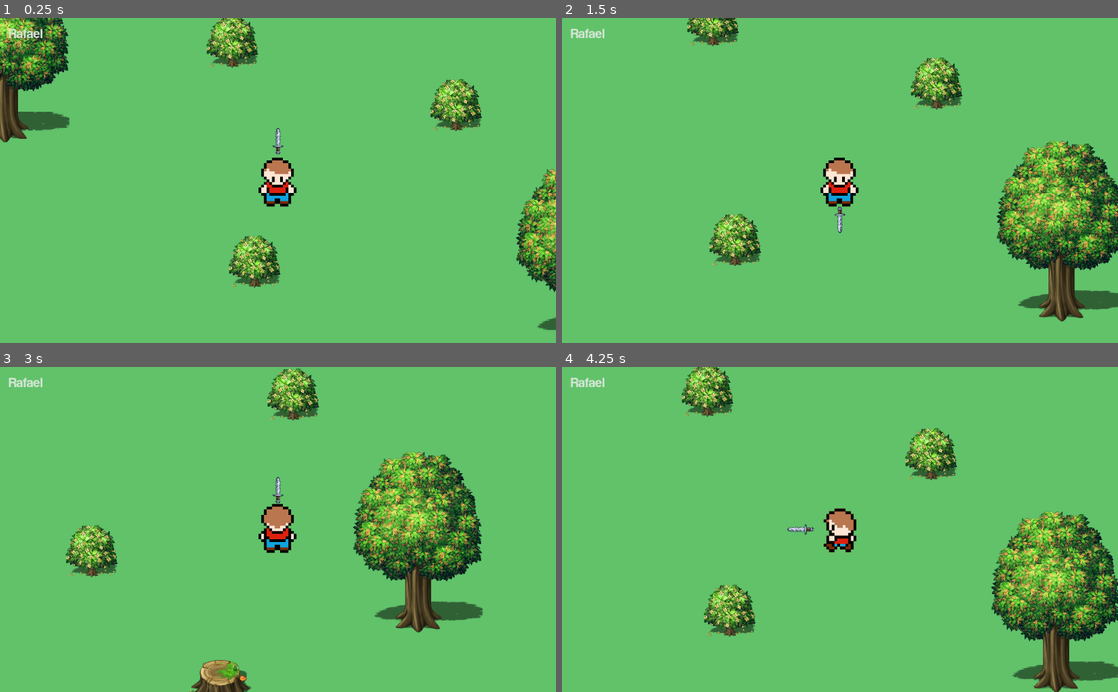
Above: before the commit, frames 1-4 (two rows, left to right).
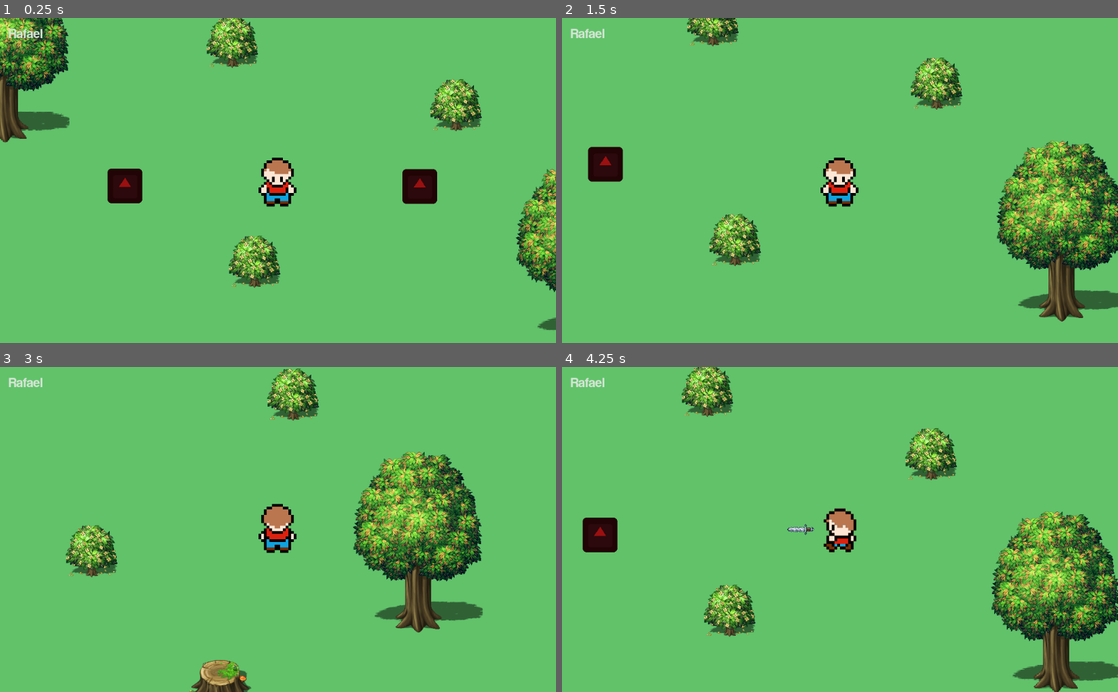
Above: after the commit, the same moments.

Repository: rsmwall/godot-engine-studies
Game: Godot game, scene res://Scenes/Fase.tscn
Same seed, same stepped clock (60 frames per second), same inputs: the game is played once before the commit and once after it. The engine's default icon, where the game draws it, is replaced by a stand-in: a white triangle on a blue panel in a dark square.
Inputs:
- Up to frame 1 (0.25 s): no input
- Up to frame 2 (1.5 s): tap Enter at 0.5 s; hold Right (ui_right) 0.53-1.28 s; hold Space (ataque, bound only after the commit) 0.53-1.28 s; hold Down (ui_down) from 1.28 s (still down); tap Space (ataque, bound only after the commit) at 1.35 s
- Up to frame 3 (3 s): release Down (ui_down) at 2.03 s; hold Right (ui_right) 2.03-2.78 s; hold Space (ataque, bound only after the commit) 2.03-2.78 s; hold Up (ui_up) from 2.78 s (still down); tap Space (ataque, bound only after the commit) at 2.85 s
- Up to frame 4 (4.25 s): release Up (ui_up) at 3.53 s; hold Left (ui_left) from 3.53 s (still down); hold Space (ataque, bound only after the commit) from 3.53 s (still down)

The runs differ from the first frame. In frame 1, 1.4% of the frame differs, in the area x 19-79%, y 33-58%; in frame 2, 0.8%; in frame 3, less than 0.1%; in frame 4, 0.7%.

Commit message:
Add files via upload

Diff:
--- a/godot-3x/gdscript-studies/Project TopDown/Scenes/Fase.tscn
+++ b/godot-3x/gdscript-studies/Project TopDown/Scenes/Fase.tscn
@@ -23,6 +23,7 @@
 [ext_resource path="res://Scenes/Tronco.tscn" type="PackedScene" id=21]
 [ext_resource path="res://Fonts/coolvetica rg.otf" type="DynamicFontData" id=22]
 [ext_resource path="res://Assets/sword.png" type="Texture" id=23]
+[ext_resource path="res://Scenes/Inimigo.tscn" type="PackedScene" id=24]
 
 [sub_resource type="SpriteFrames" id=2]
 animations = [ {
@@ -132,19 +133,21 @@
 current = true
 
 [node name="Espada" type="Sprite" parent="Player"]
+visible = false
 position = Vector2( -0.0596733, 0.0360718 )
 rotation = 0.785398
 scale = Vector2( 0.03, 0.03 )
 texture = ExtResource( 23 )
 offset = Vector2( -1696.5, -1699.31 )
 
-[node name="Area" type="Area2D" parent="Player/Espada"]
+[node name="AreaEsp" type="Area2D" parent="Player/Espada"]
 position = Vector2( -1696.5, -1699.31 )
-
-[node name="Collision" type="CollisionShape2D" parent="Player/Espada/Area"]
+monitoring = false
+monitorable = false
+
+[node name="Collision" type="CollisionShape2D" parent="Player/Espada/AreaEsp"]
 position = Vector2( -11.7852, -11.7847 )
 rotation = 0.785398
-scale = Vector2( 1, 1 )
 shape = SubResource( 8 )
 
 [node name="Arbusto" parent="." instance=ExtResource( 18 )]
@@ -200,7 +203,12 @@
 anims/RESET = SubResource( 7 )
 
 [node name="ColorRect" type="ColorRect" parent="Fade"]
-visible = false
 margin_right = 1034.0
 margin_bottom = 603.0
 color = Color( 0, 0, 0, 0 )
+
+[node name="Inimigo" parent="." instance=ExtResource( 24 )]
+position = Vector2( 231, 309 )
+
+[node name="Inimigo2" parent="." instance=ExtResource( 24 )]
+position = Vector2( 774, 310 )
--- /dev/null
+++ b/godot-3x/gdscript-studies/Project TopDown/Scenes/Inimigo.tscn
@@ -0,0 +1,19 @@
+[gd_scene load_steps=4 format=2]
+
+[ext_resource path="res://icon.png" type="Texture" id=1]
+[ext_resource path="res://Scripts/Inimigo.gd" type="Script" id=2]
+
+[sub_resource type="RectangleShape2D" id=1]
+extents = Vector2( 32, 32 )
+
+[node name="Inimigo" type="StaticBody2D"]
+script = ExtResource( 2 )
+
+[node name="Sprite" type="Sprite" parent="."]
+modulate = Color( 0.611765, 0.0666667, 0.0666667, 1 )
+texture = ExtResource( 1 )
+
+[node name="Area" type="Area2D" parent="."]
+
+[node name="Collision" type="CollisionShape2D" parent="Area"]
+shape = SubResource( 1 )
--- /dev/null
+++ b/godot-3x/gdscript-studies/Project TopDown/Scripts/Inimigo.gd
@@ -0,0 +1,9 @@
+extends StaticBody2D
+
+
+func _ready():
+	get_node("Area").connect("area_entered", self, "destruir_inimigo")
+
+func destruir_inimigo(area):
+	if area.get_name() == "AreaEsp":
+		queue_free()
--- a/godot-3x/gdscript-studies/Project TopDown/Scripts/Player.gd
+++ b/godot-3x/gdscript-studies/Project TopDown/Scripts/Player.gd
@@ -4,7 +4,16 @@
 
 func _ready():
 	set_process(true)
+	set_process_input(true)
 	get_parent().get_node("Inicio").connect("body_entered", self, "mudar_posicao")
+
+func _input(event):
+	if Input.is_action_pressed("ataque"):
+		get_node("Espada").show()
+		get_node("Espada/AreaEsp").set_monitorable(true)
+	else:
+		get_node("Espada").hide()
+		get_node("Espada/AreaEsp").set_monitorable(false)
 
 func _process(delta):
 	var direcao = Vector2(0, 0)
@@ -67,5 +76,7 @@
 func mudar():
 	self.set_position(get_parent().get_node("Fim").get_position())
 
+
+# funcao para direcao da espada
 func espada(rot):
 	get_node("Espada").set_rotation_degrees(rot)
--- a/godot-3x/gdscript-studies/Project TopDown/project.godot
+++ b/godot-3x/gdscript-studies/Project TopDown/project.godot
@@ -72,6 +72,11 @@
 , Object(InputEventKey,"resource_local_to_scene":false,"resource_name":"","device":0,"alt":false,"shift":false,"control":false,"meta":false,"command":false,"pressed":false,"scancode":83,"physical_scancode":0,"unicode":0,"echo":false,"script":null)
  ]
 }
+ataque={
+"deadzone": 0.5,
+"events": [ Object(InputEventKey,"resource_local_to_scene":false,"resource_name":"","device":0,"alt":false,"shift":false,"control":false,"meta":false,"command":false,"pressed":false,"scancode":32,"physical_scancode":0,"unicode":0,"echo":false,"script":null)
+ ]
+}
 
 [physics]
 
Not shown: 1 places in godot-3x/gdscript-studies/Project TopDown/Scenes/Fase.tscn that only renumber resources
